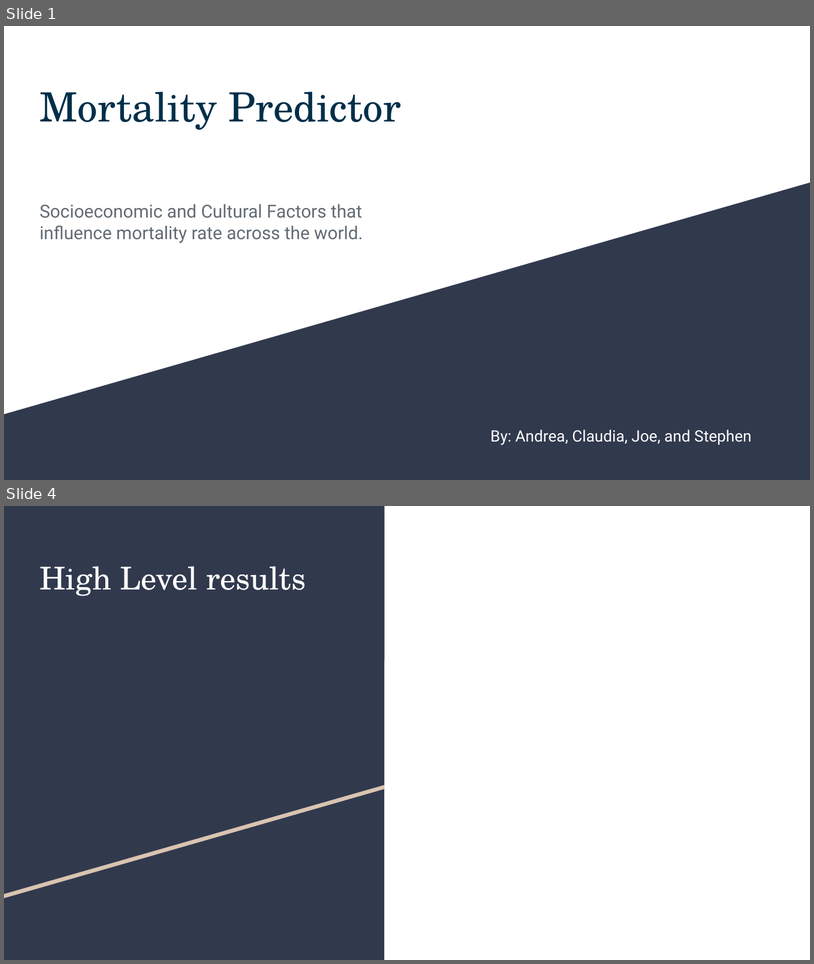
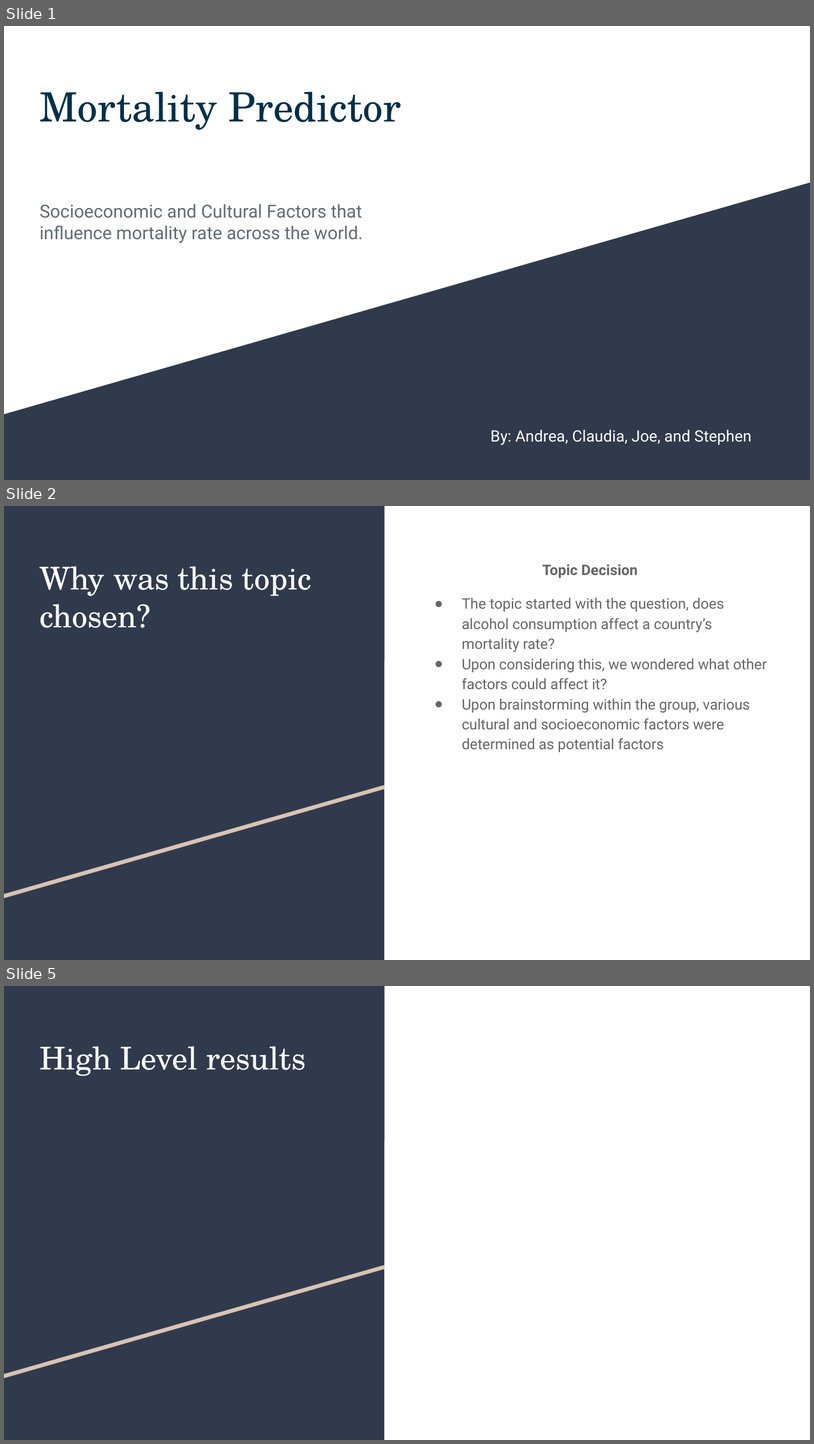
Before and after one commit to StephenDini/Mortality_Predictor, a slide deck: Mortality Predictor.pptx. Shown one above the other, each under a label of ours: slides 1 and 4 before the commit, slides 1, 2 and 5 after it; the slides between them are not shown. The pictures are 814x964 and 814x1444 pixels, drawn with LibreOffice and Linux fonts; fonts in the diff are those of the drawing. Boxes give left, top, right and bottom in pixels: in the first picture for what was removed or moved away, otherwise in the second. Text is boxed around its words. In the diff, an @@ line names an element or a change of style, - is before the commit and + after.

```diff
--- a/Mortality Predictor.pptx
+++ b/Mortality Predictor.pptx
@@ slide 2 added at bbox=[4, 506, 810, 960], background #FFFFFF; not listed: 3 template elements that a slide beside it also shows @@
@@ title added at bbox=[39, 566, 312, 628], 28 pt, text #FFFFFF @@
+Why was this topic chosen?
@@ text added at bbox=[462, 564, 767, 752], 13 pt, text #666666 @@
+Topic Decision
+● The topic started with the question, does alcohol consumption affect a country’s mortality rate?
+● Upon considering this, we wondered what other factors could affect it?
+● Upon brainstorming within the group, various cultural and socioeconomic factors were determined as potential factors
@@ what was slide 4 is now slide 5 @@
```
Also in this commit, not shown: 2 other slides added, 2 slides removed.
